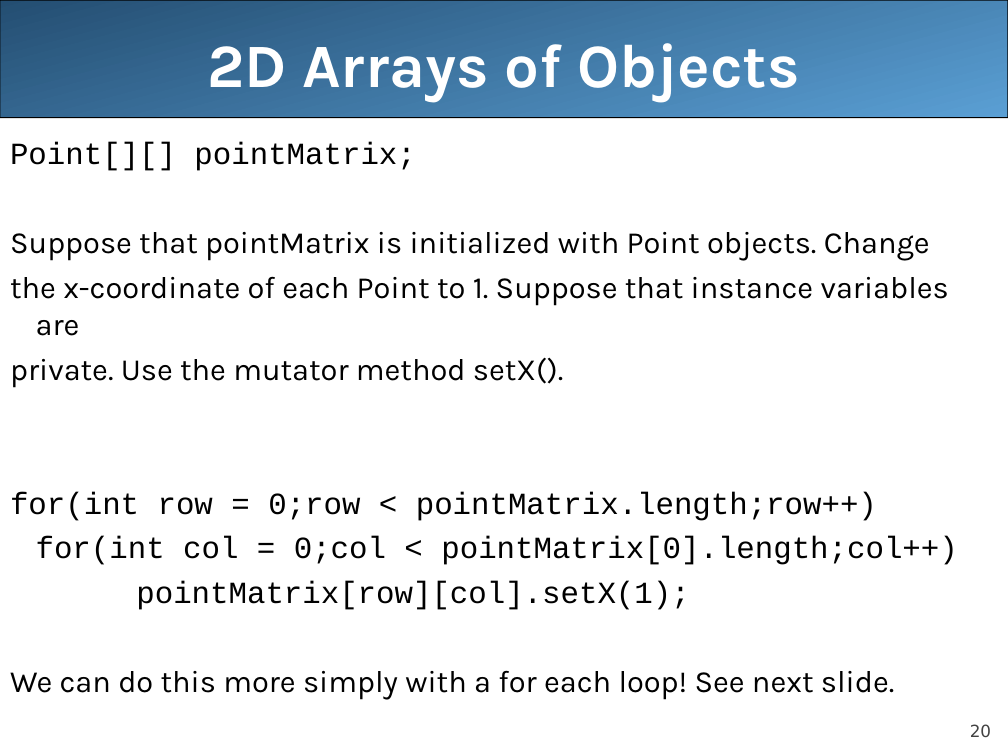
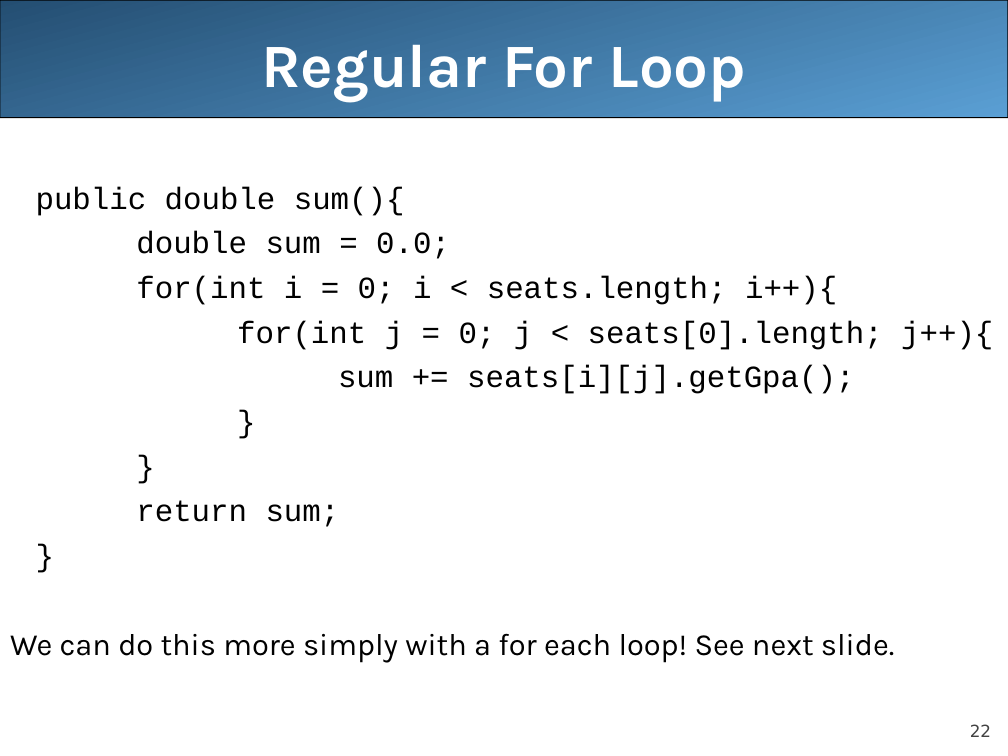
Before and after one commit to LongBaoNguyen/longbaonguyen.github.io, a slide deck: slide 22 of courses/apcsa/lecture20.ppt (slide 20 before the commit). Drawn at 1008x756 pixels with LibreOffice and Linux fonts; fonts in the diff are those of the drawing. Boxes give left, top, right and bottom in pixels: in the first picture for what was removed or moved away, otherwise in the second. Text is boxed around its words. In the diff, an @@ line names an element or a change of style, - is before the commit and + after.

```diff
--- a/courses/apcsa/lecture20.ppt
+++ b/courses/apcsa/lecture20.ppt
@@ title at box(261, 44, 747, 102): text changed @@
-2D Arrays of Objects
+Regular For Loop
@@ text at box(36, 187, 993, 527): text changed; font Karla to Courier New @@
-Point[][] pointMatrix;
-Suppose that pointMatrix is initialized with Point objects. Change
-the x-coordinate of each Point to 1. Suppose that instance variables are
-private. Use the mutator method setX().
-for(int row = 0;row < pointMatrix.length;row++)
-for(int col = 0;col < pointMatrix[0].length;col++)
-pointMatrix[row][col].setX(1);
+public double sum(){
+double sum = 0.0;
+for(int i = 0; i < seats.length; i++){
+for(int j = 0; j < seats[0].length; j++){
+sum += seats[i][j].getGpa();
+}
+}
+return sum;
+}
@@ page number at box(970, 724, 991, 737): text changed @@
-20
+22
```
Also in this commit, not shown: 1 other slide changed, 2 slides added, 1 slide removed, 2 other files.
